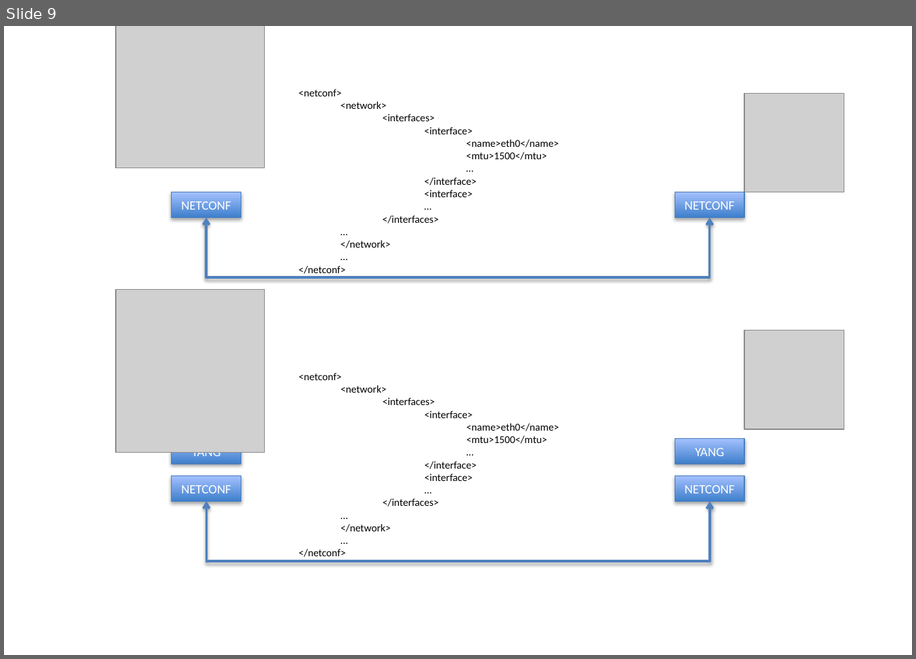
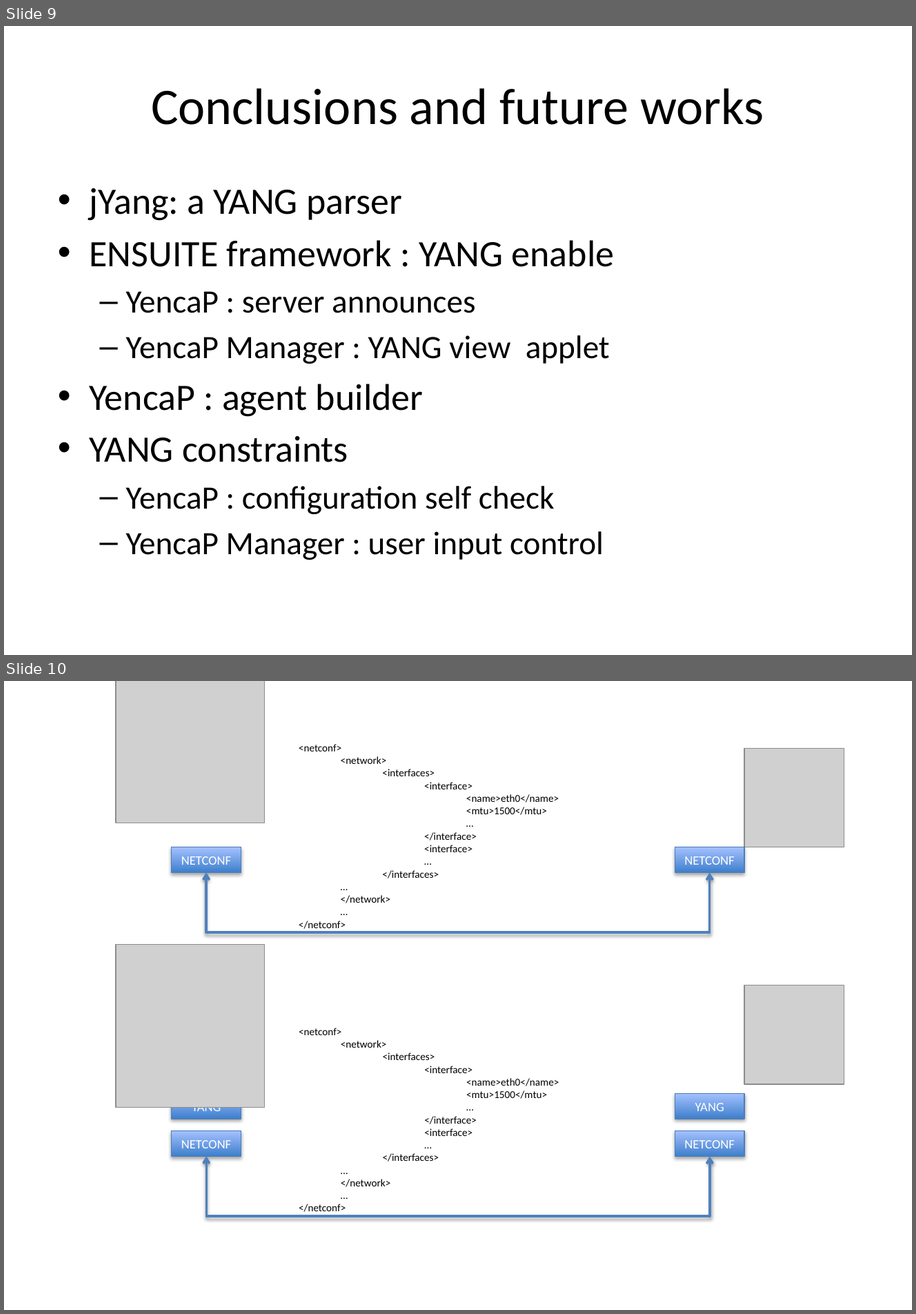
Before and after one commit to AaronNGray/jYang, a slide deck: yang-manager/reports/YangArchi.pptx. Shown one above the other, each under a label of ours: slide 9 before the commit, slides 9 and 10 after it. The pictures are 916x659 and 916x1314 pixels, drawn with LibreOffice and Linux fonts; fonts in the diff are those of the drawing; grey boxes stand for pictures. Boxes give left, top, right and bottom in pixels: in the first picture for what was removed or moved away, otherwise in the second. Text is boxed around its words. In the diff, an @@ line names an element or a change of style, - is before the commit and + after.

```diff
--- a/yang-manager/reports/YangArchi.pptx
+++ b/yang-manager/reports/YangArchi.pptx
@@ slide 9 added at bbox=[4, 26, 912, 655], background #FFFFFF @@
@@ title added at bbox=[151, 88, 764, 125], 44 pt, text #000000 @@
+Conclusions and future works
@@ text added at bbox=[90, 188, 615, 559], 28 pt, text #000000 @@
+• jYang: a YANG parser
+• ENSUITE framework : YANG enable
+  – YencaP : server announces
+  – YencaP Manager : YANG view applet
+• YencaP : agent builder
+• YANG constraints
+  – YencaP : configuration self check
+  – YencaP Manager : user input control
@@ what was slide 9 is now slide 10 @@
```
Also in this commit, not shown: 1 slide changed.
